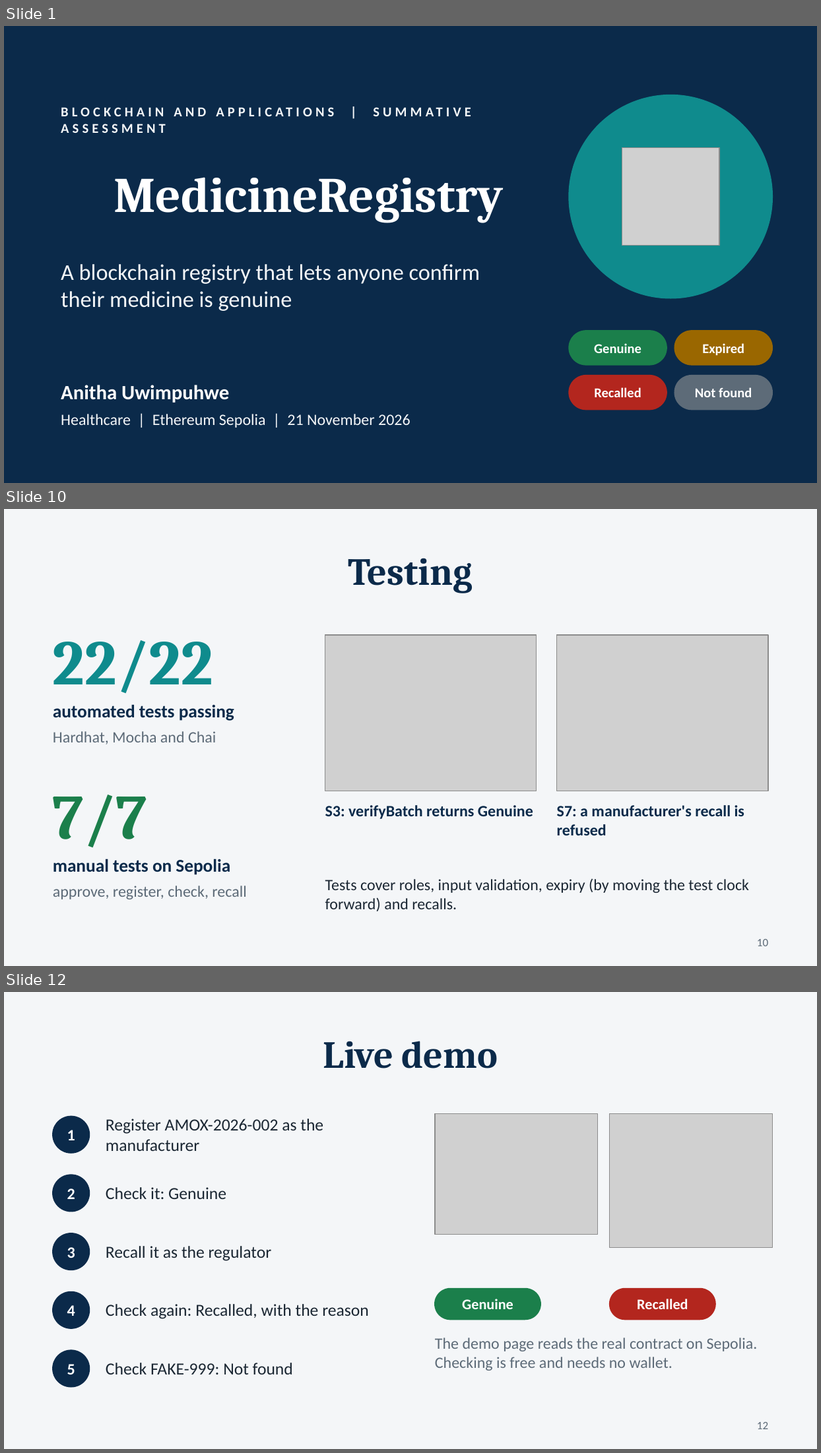
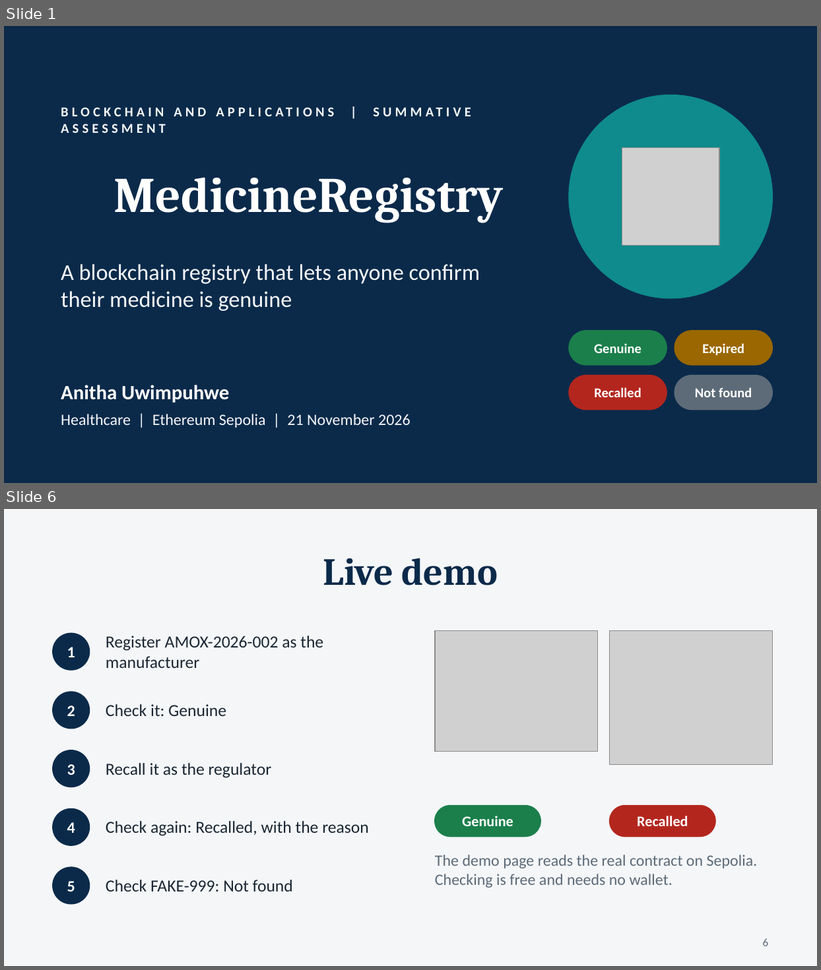
Before and after one commit to shasha-12/Medecine_Registry, a slide deck: docs/Presentation.pptx. Shown one above the other, each under a label of ours: slides 1, 10 and 12 before the commit, slides 1 and 6 after it; the slides between them are not shown. The pictures are 821x1453 and 821x970 pixels, drawn with LibreOffice and Linux fonts; fonts in the diff are those of the drawing; grey boxes stand for pictures. Boxes give left, top, right and bottom in pixels: in the first picture for what was removed or moved away, otherwise in the second. Text is boxed around its words. In the diff, an @@ line names an element or a change of style, - is before the commit and + after.

```diff
--- a/docs/Presentation.pptx
+++ b/docs/Presentation.pptx
@@ slide 10 removed at <box>4,509,817,966</box>, background #F4F6F8 @@
@@ title removed at <box>349,558,473,593</box> @@
-Testing
@@ text removed at <box>53,640,213,694</box> @@
-22/22
@@ picture removed at <box>325,635,537,791</box> @@
@@ picture removed at <box>557,635,768,791</box> @@
@@ text removed at <box>53,704,234,721</box> @@
-automated tests passing
@@ text removed at <box>53,731,216,745</box> @@
-Hardhat, Mocha and Chai
@@ text removed at <box>53,795,147,848</box> @@
-7/7
@@ text removed at <box>325,805,533,819</box> @@
-S3: verifyBatch returns Genuine
@@ text removed at <box>557,805,745,836</box> @@
-S7: a manufacturer's recall is refused
@@ text removed at <box>53,859,230,875</box> @@
-manual tests on Sepolia
@@ text removed at <box>325,879,749,912</box> @@
-Tests cover roles, input validation, expiry (by moving the test clock forward) and recalls.
@@ text removed at <box>53,886,246,900</box> @@
-approve, register, check, recall
@@ page number removed at <box>757,939,768,947</box> @@
-10
@@ what was slide 12 is now slide 6 @@
@@ page number at <box>763,939,769,947</box>: text changed @@
-12
+6
```
Also in this commit, not shown: 5 slides changed, 1 slide added, 8 other slides removed.
